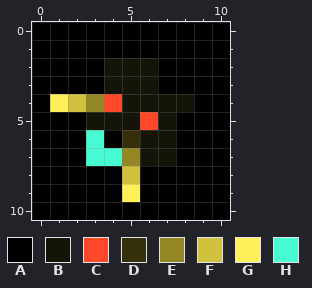
Edited in one commit: pixel-art sprite (examples/scene/src/lightmap_center.png). That is the earlier state.
The file is 11x11 pixels.
Palette (. is transparent): A #000000  B #151408  C #ff482a  D #34300b  E #928724  F #d0c23e  G #ffef58  H #47fad1
Now the later version:
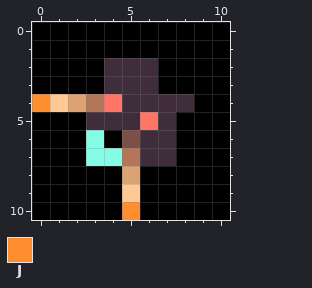
Colours new in this view: J #ff8e2f
Change:
{"colour":"B","old":"#151408","new":"#402d3c"}
{"colour":"C","old":"#ff482a","new":"#ff7566"}
{"colour":"D","old":"#34300b","new":"#7c4f49"}
{"colour":"E","old":"#928724","new":"#b37659"}
{"colour":"F","old":"#d0c23e","new":"#dba372"}
{"colour":"G","old":"#ffef58","new":"#ffc994"}
{"colour":"H","old":"#47fad1","new":"#87fce4"}
{"y":4,"x":0,"old":"A","new":"J"}
{"y":10,"x":5,"old":"A","new":"J"}
